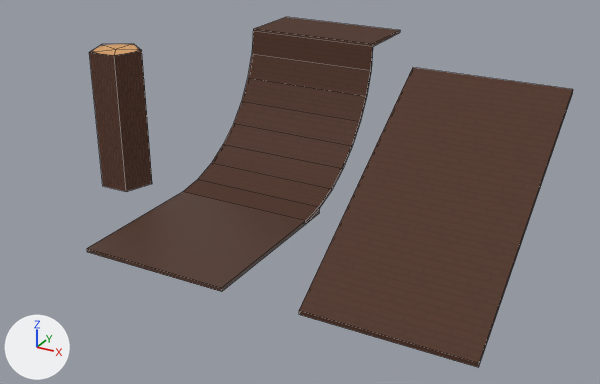
An edit to the Blender file Assets/World/_Sandbox/Skatepark/Raw/prop_skateset.blend, drawn before and after from the same camera.
Rendered twice from a 50 mm camera at (22.93, -35.04, 19.32) aimed at (3.99, -0.59, 2.1). The lights are fixed; the arrows at lower left show +X, +Y and +Z. Mesh edges are drawn as thin lines.

The first picture shows 'Skate_Floor_8', 'Skate_Incline', 'Skate_Pillar', 'Skate_QuarterPipe', 'Skate_QuarterPipe_Platform'.
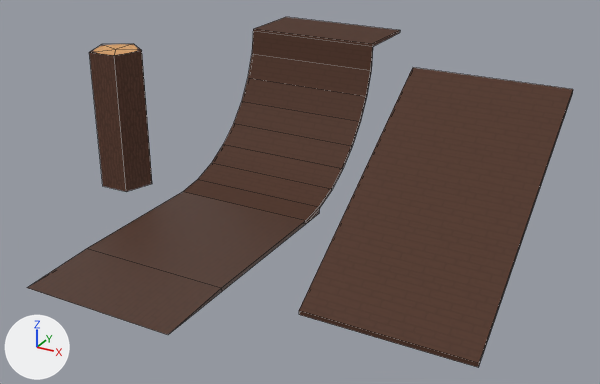
Boxes (x1, y1, x2, y2) around the edits, measured in the pictures (600 x 384 px):
'Skate_Floor_Foot', added
    after: (28, 249, 222, 335)

The change in detail:
Mesh me_plane_006 is new.
It has 6 vertices, 5 faces and spans x -4.0..4.0, y -4.0..0.0, z 0.0..0.2.
It uses material mat_tri_planks.
Object 'Skate_Floor_Foot' (ob_skate_floor_foot) is new; it shows me_plane_006.
Its location is (0.0, -8.0, 0.0).
